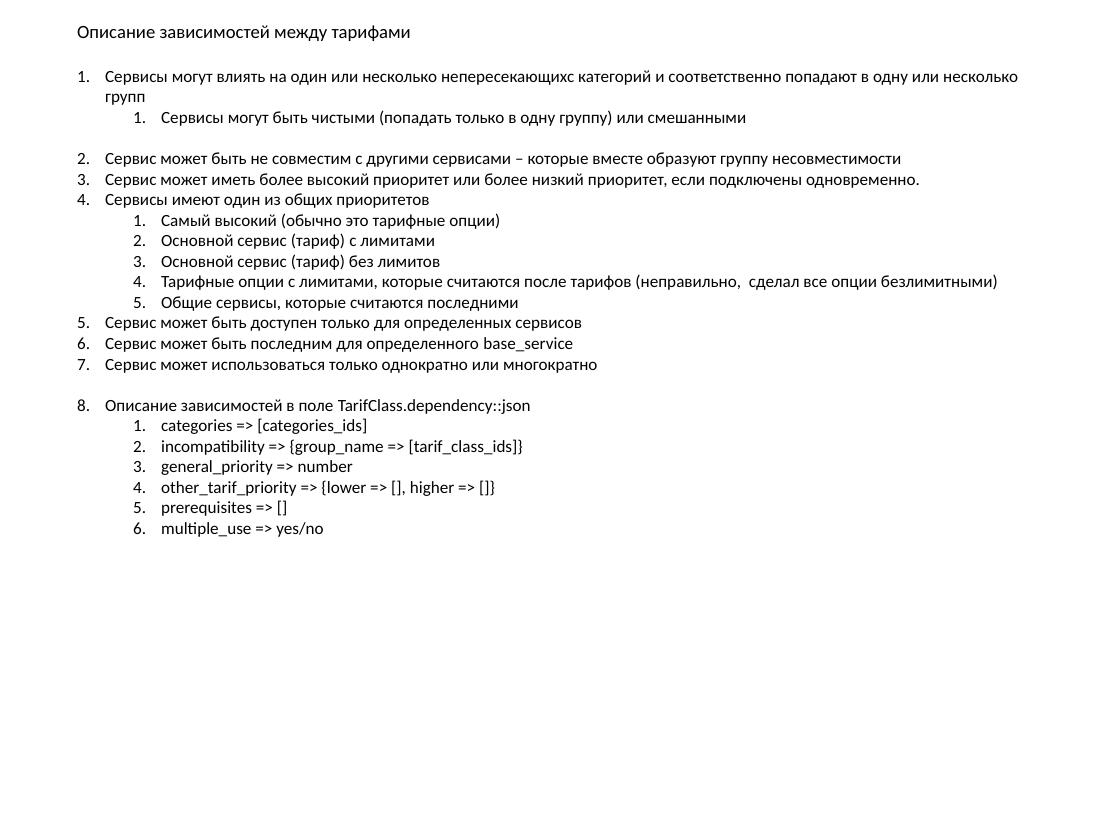
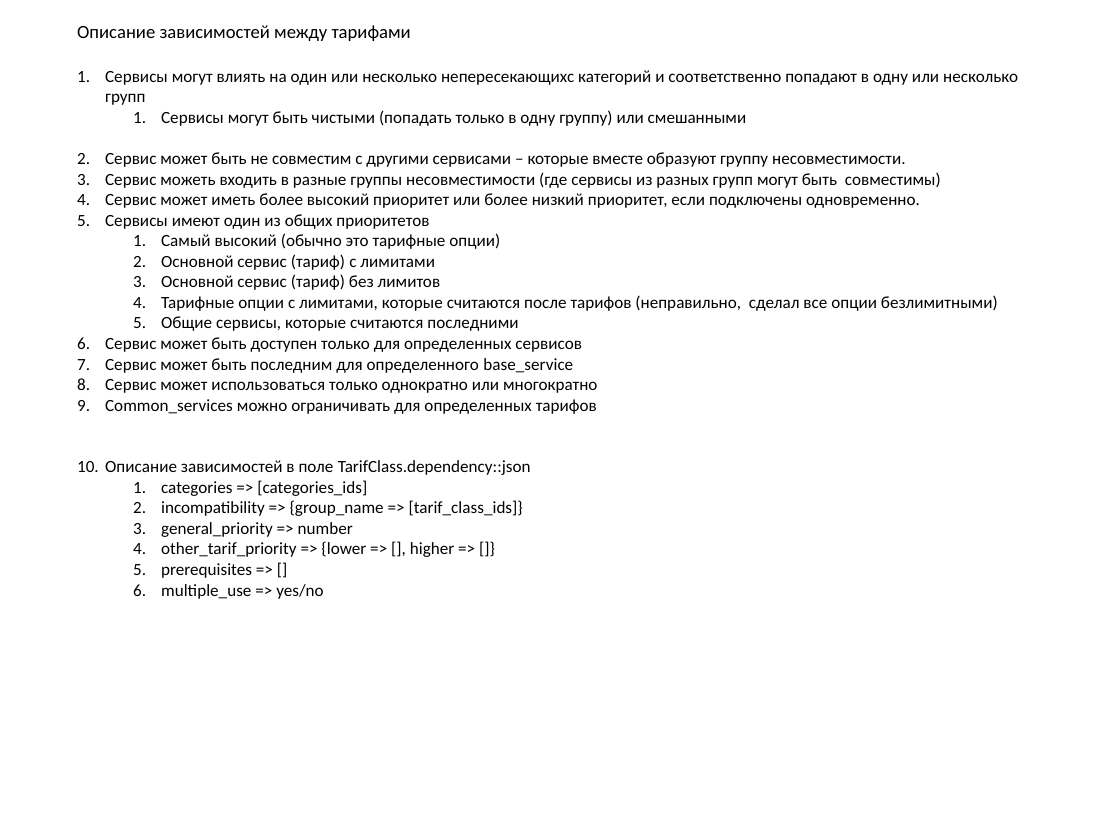
Before and after one commit to ayakushev1/tarif, a slide deck: slide 5 of tarifer_db_model.pptx. Drawn at 1120x840 pixels with LibreOffice and Linux fonts; fonts in the diff are those of the drawing. Boxes give left, top, right and bottom in pixels: in the first picture for what was removed or moved away, otherwise in the second. Text is boxed around its words. In the diff, an @@ line names an element or a change of style, - is before the commit and + after.

```diff
--- a/tarifer_db_model.pptx
+++ b/tarifer_db_model.pptx
@@ text at (105, 152, 941, 188): text changed @@
-  2. Сервис может быть не совместим с другими сервисами – которые вместе образуют группу несовместимости
+  2. Сервис может быть не совместим с другими сервисами – которые вместе образуют группу несовместимости.
+  3. Сервис можеть входить в разные группы несовместимости (где сервисы из разных групп могут быть совместимы)
@@ text at (105, 399, 597, 414): paragraph added @@
+  9. Common_services можно ограничивать для определенных тарифов
```
Also in this commit, not shown: 24 other files.
